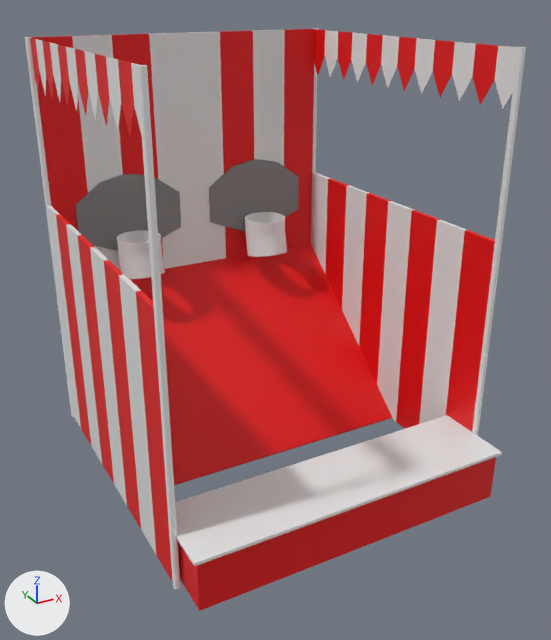
Renders of the FBX model Unreal/Gravity_Playground/Content/Models/basketballstand.fbx from each side of a commit.
Camera for both pictures: a 50 mm camera at (-2.8, -5.43, 3.94) aimed at (0.0, -0.34, 1.4). Arrows for +X, +Y and +Z are at lower left; the lights stay in place. Where no turn or scale is listed for an object, it has been applied to the vertices.
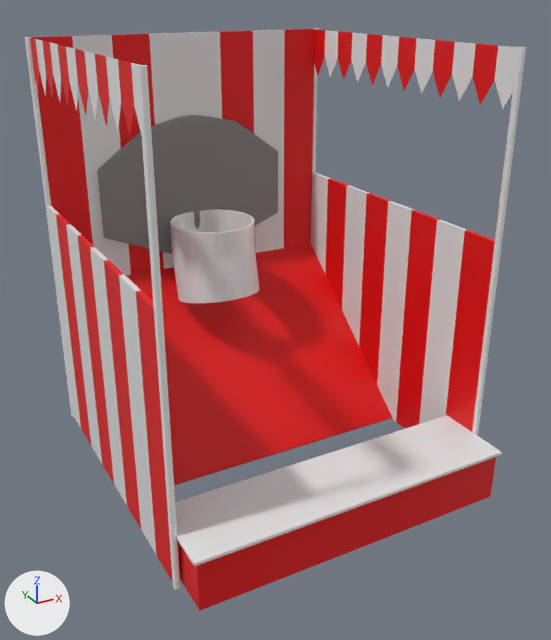
The change, as a list of edits to the scene's bpy script:
```text
Change ob_cylinder_005:
    remove ob_cylinder_005.parent = ob_tent
    ob_cylinder_005.location: (0.0, 0.0, 0.0) -> (-1.31, -1.263, -1.612)
    ob_cylinder_005.scale: (1.0, 1.0, 1.0) -> (1.95, 1.95, 1.95)
Change ob_cube_007:
    remove ob_cube_007.parent = ob_tent
    ob_cube_007.location: (0.0, 0.0, 0.0) -> (-1.232, -1.108, -1.458)
    ob_cube_007.scale: (1.0, 1.0, 1.0) -> (1.82, 1.82, 1.82)
Remove ob_cylinder_004:
    ob_cylinder_004 = bpy.data.objects.new('Cylinder.004', me_cylinder_008)
    ob_cylinder_004.location = (0.0, 0.0, 0.0)
Remove ob_cube_005:
    ob_cube_005 = bpy.data.objects.new('Cube.005', me_cube_072)
    ob_cube_005.location = (0.0, 0.0, 0.0)
```

Changed parts and their boxes (x1, y1, x2, y2) in the pictures (551 x 640 px):
'Cube.007', moved, rescaled (99% wider, 92% taller): before (209, 159, 299, 231); after (98, 115, 278, 254)
'Cylinder.005', moved, rescaled (109% wider, 107% taller): before (245, 212, 287, 257); after (170, 209, 259, 303)
'Cube.005', deleted: before (75, 174, 181, 251)
'Cylinder.004', deleted: before (117, 230, 165, 279)
